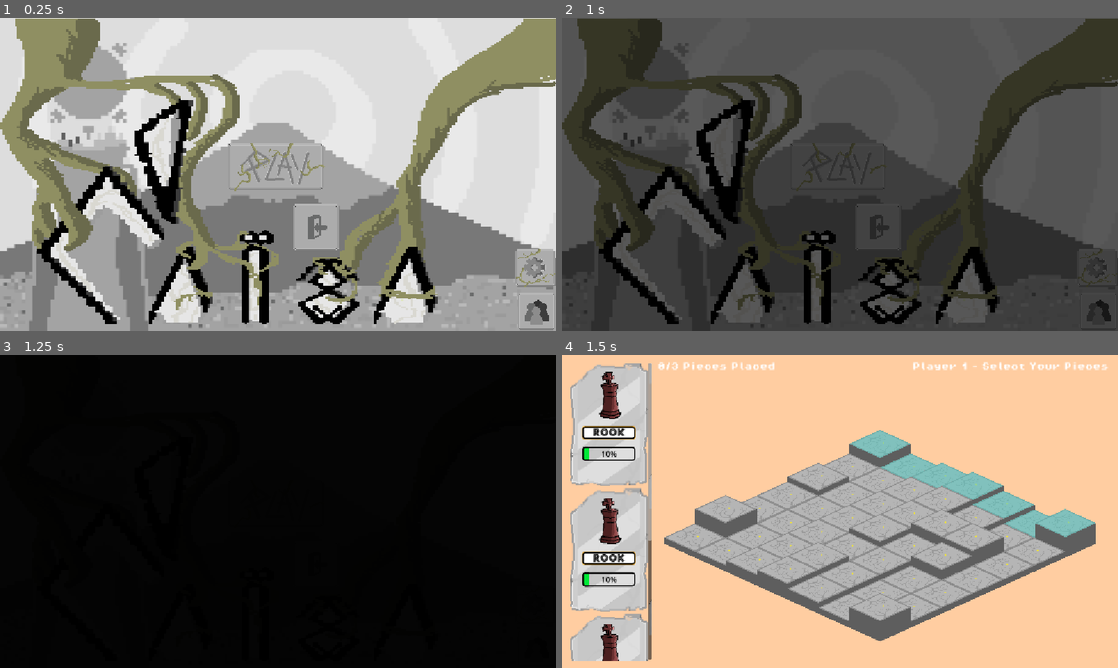
Above: before the commit, frames 1-4 (two rows, left to right).
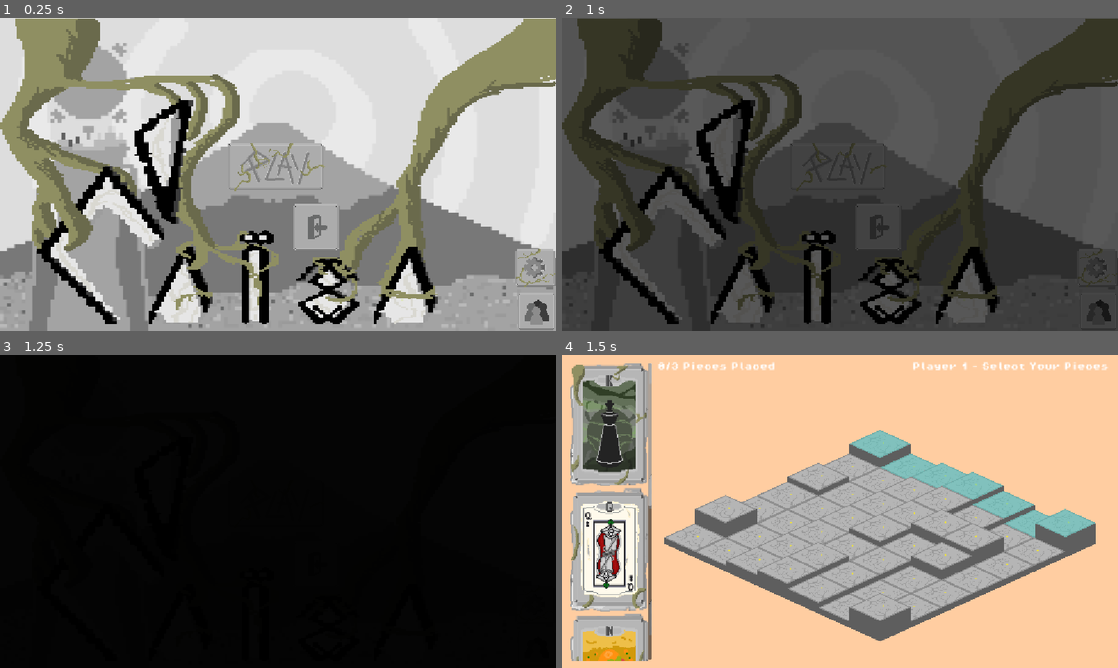
Above: after the commit, the same moments.

Repository: Caiisa-Games/caiisa
Game: Godot game, scene res://scenes/main_menu.tscn
Same seed, same stepped clock (60 frames per second), same inputs: the game is played once before the commit and once after it.
Inputs (mouse positions are in pixels of both pictures, inside the frame that each line leads up to):
- Up to frame 1 (0.25 s): no input
- Up to frame 2 (1 s): click (840, 165) at 0.5 s
- Up to frame 3 (1.25 s): no input
- Up to frame 4 (1.5 s): click (840, 502) at 1.25 s

Frames 1-3 are identical in both runs. In frame 4, 9.0% of the frame differs, in the area x 1-17%, y 3-98%.

Commit message:
add slected card

Diff:
--- /dev/null
+++ b/pieces/piece1.tres
@@ -0,0 +1,10 @@
+[gd_resource type="Resource" script_class="PieceData" load_steps=3 format=3 uid="uid://c7vw8u7n3xuq7"]
+
+[ext_resource type="Script" uid="uid://divct8m8b0k67" path="res://scripts/piece_data.gd" id="1_omffe"]
+[ext_resource type="Texture2D" uid="uid://cixmhyyfq88f8" path="res://assets/card/King-Card (1).png" id="2_rct86"]
+
+[resource]
+script = ExtResource("1_omffe")
+name = "King"
+texture = ExtResource("2_rct86")
+metadata/_custom_type_script = "uid://divct8m8b0k67"
--- /dev/null
+++ b/pieces/piece2.tres
@@ -0,0 +1,10 @@
+[gd_resource type="Resource" script_class="PieceData" load_steps=3 format=3 uid="uid://dvlbi4nhupb2m"]
+
+[ext_resource type="Script" uid="uid://divct8m8b0k67" path="res://scripts/piece_data.gd" id="1_s30mb"]
+[ext_resource type="Texture2D" uid="uid://bakscc3sa3dcq" path="res://assets/card/Queen-Card.png" id="2_rxle3"]
+
+[resource]
+script = ExtResource("1_s30mb")
+name = "Queen"
+texture = ExtResource("2_rxle3")
+metadata/_custom_type_script = "uid://divct8m8b0k67"
--- /dev/null
+++ b/pieces/piece3.tres
@@ -0,0 +1,10 @@
+[gd_resource type="Resource" script_class="PieceData" load_steps=3 format=3 uid="uid://425mbxscserg"]
+
+[ext_resource type="Script" uid="uid://divct8m8b0k67" path="res://scripts/piece_data.gd" id="1_w1f8c"]
+[ext_resource type="Texture2D" uid="uid://b2k57op0g4apl" path="res://assets/card/ddd.png" id="2_3pmhu"]
+
+[resource]
+script = ExtResource("1_w1f8c")
+name = "Knight"
+texture = ExtResource("2_3pmhu")
+metadata/_custom_type_script = "uid://divct8m8b0k67"
--- /dev/null
+++ b/pieces/piece4.tres
@@ -0,0 +1,10 @@
+[gd_resource type="Resource" script_class="PieceData" load_steps=3 format=3 uid="uid://dhey5alqj4klo"]
+
+[ext_resource type="Script" uid="uid://divct8m8b0k67" path="res://scripts/piece_data.gd" id="1_pbags"]
+[ext_resource type="Texture2D" uid="uid://bvneb0kg2q6cw" path="res://assets/card/Bishop-Card.png" id="2_27mce"]
+
+[resource]
+script = ExtResource("1_pbags")
+name = "Bishop"
+texture = ExtResource("2_27mce")
+metadata/_custom_type_script = "uid://divct8m8b0k67"
--- /dev/null
+++ b/pieces/pieces5.tres
@@ -0,0 +1,10 @@
+[gd_resource type="Resource" script_class="PieceData" load_steps=3 format=3 uid="uid://b6asab88n3akv"]
+
+[ext_resource type="Script" uid="uid://divct8m8b0k67" path="res://scripts/piece_data.gd" id="1_r3a5u"]
+[ext_resource type="Texture2D" uid="uid://bed8s7vu4xwac" path="res://assets/card/Pawn-Card.png" id="2_cee6r"]
+
+[resource]
+script = ExtResource("1_r3a5u")
+name = "pawn"
+texture = ExtResource("2_cee6r")
+metadata/_custom_type_script = "uid://divct8m8b0k67"
--- a/project.godot
+++ b/project.godot
@@ -21,6 +21,7 @@
 [autoload]
 
 GameState="*res://scripts/game_state.gd"
+cardd="*res://scenes/card.gd"
 
 [display]
 
--- a/scenes/board.gd
+++ b/scenes/board.gd
@@ -25,11 +25,12 @@
 		Mode.PREVIEW:
 			current_state = State.IDLE
 			selected_tile = null
-			_update_placement_indicators(true)
+			#_update_placement_indicators(true)
 		Mode.BATTLE:
 			current_state = State.IDLE
 			selected_tile = null
 			_update_placement_indicators(false)
+
 
 
 func place_piece(piece: PieceData, grid_x: int, grid_y: int, player: int) -> bool:
@@ -39,6 +40,8 @@
 
 	if tile.occupant != null:
 		return false
+
+
 
 	if current_mode == Mode.PREVIEW:
 		var valid_row = 0 if player == 1 else GRID_SIZE - 1
--- a/scenes/card.gd
+++ b/scenes/card.gd
@@ -1,5 +1,9 @@
 class_name Card
 extends TextureRect
+
+@onready var carddd: Card = $"."
+@onready var texture_rectt: TextureRect = $VBoxContainer/TextureRect
+@onready var texture_rect_2: TextureRect = $VBoxContainer/TextureRect2
 
 @export var piece_data: PieceData
 
@@ -9,7 +13,7 @@
 var dfg = 1
 
 func _ready() -> void:
-	$DescriptionPanel.visible = false
+	#$DescriptionPanel.visible = false
 	_update_display()
 	#var popup = get_popup()
 	#get_popup().connect("index_hover", self, "_on_hover")
@@ -24,8 +28,6 @@
 	$VBoxContainer/ProgressBar.value = piece_data.defense
 	$VBoxContainer/TextureRect.texture = piece_data.texture
 	$VBoxContainer/Label.text = piece_data.name
-
-
 
 func select() -> void:
 	is_selected = true
@@ -46,13 +48,16 @@
 		if event.button_index == MOUSE_BUTTON_LEFT and event.pressed:
 			if is_selected:
 				deselect()
+
 			else:
 				select()
 
 func _on_card_mouse_entered() -> void:
-	$DescriptionPanel.visible = true
-	$Label23.visible = true
+	$VBoxContainer/TextureRect.visible = false
+	$VBoxContainer/Label.visible = true
+	$VBoxContainer/ProgressBar.visible = true
 
 func _on_card_mouse_exited() -> void:
-	$DescriptionPanel.visible = false
-	$Label23.visible = false
+	$VBoxContainer/TextureRect.visible = true
+	$VBoxContainer/Label.visible = false
+	$VBoxContainer/ProgressBar.visible = false
--- a/scenes/card.tscn
+++ b/scenes/card.tscn
@@ -1,7 +1,8 @@
-[gd_scene load_steps=13 format=3 uid="uid://kovxmeios3jx"]
+[gd_scene load_steps=14 format=3 uid="uid://kovxmeios3jx"]
 
 [ext_resource type="Script" uid="uid://budpflnlrxs10" path="res://scenes/card.gd" id="1_d81rb"]
 [ext_resource type="Texture2D" uid="uid://bvf6nhg8gs6m0" path="res://assets/Card-Baseform.png" id="2_6u4wf"]
+[ext_resource type="Texture2D" uid="uid://bqjhl2psj18fe" path="res://assets/hhhh24.png" id="3_kg30u"]
 [ext_resource type="FontFile" uid="uid://b0q546sq5pqtw" path="res://assets/fonts/african.ttf" id="4_sy11y"]
 
 [sub_resource type="StyleBoxFlat" id="StyleBoxFlat_6u4wf"]
@@ -105,7 +106,13 @@
 [node name="TextureRect" type="TextureRect" parent="VBoxContainer"]
 layout_mode = 2
 
+[node name="TextureRect2" type="TextureRect" parent="VBoxContainer"]
+visible = false
+layout_mode = 2
+texture = ExtResource("3_kg30u")
+
 [node name="Label" type="Label" parent="VBoxContainer"]
+visible = false
 layout_mode = 2
 theme = SubResource("Theme_8w5pg")
 theme_override_fonts/font = ExtResource("4_sy11y")
@@ -114,6 +121,7 @@
 horizontal_alignment = 1
 
 [node name="ProgressBar" type="ProgressBar" parent="VBoxContainer"]
+visible = false
 layout_mode = 2
 theme = SubResource("Theme_6ligt")
 max_value = 10.0
@@ -130,6 +138,7 @@
 color = Color(0.9529412, 0.9529412, 0, 0.6156863)
 
 [node name="DescriptionPanel" type="Panel" parent="."]
+visible = false
 layout_mode = 1
 anchors_preset = 15
 anchor_right = 1.0
--- a/scenes/piece_selection.gd
+++ b/scenes/piece_selection.gd
@@ -44,6 +44,7 @@
 		card.card_selected.connect(_on_card_selected)
 		card.card_deselected.connect(_on_card_deselected)
 		card_flow.add_child(card)
+
 
 
 func _on_card_selected(card: Card) -> void:
@@ -110,6 +111,7 @@
 
 
 func _handle_successful_placement(card: Card, tile: Tile) -> void:
+
 	if current_player == 1:
 		player1_selected_pieces.append({"piece": card.piece_data,
 										"tile_pos": tile.grid_position})
--- a/scenes/piece_selection.tscn
+++ b/scenes/piece_selection.tscn
@@ -1,11 +1,15 @@
-[gd_scene load_steps=11 format=3 uid="uid://dakmm2a3fd0qk"]
+[gd_scene load_steps=15 format=3 uid="uid://dakmm2a3fd0qk"]
 
 [ext_resource type="Texture2D" uid="uid://dtnx0m4qvnr24" path="res://assets/BG.png" id="1_7e3yo"]
 [ext_resource type="Script" uid="uid://cwbah32ksyhk2" path="res://scenes/piece_selection.gd" id="1_34mbo"]
 [ext_resource type="Script" uid="uid://divct8m8b0k67" path="res://scripts/piece_data.gd" id="2_j66un"]
 [ext_resource type="FontFile" uid="uid://bcunte0mi7gyh" path="res://assets/fonts/Pixel-Bold.ttf" id="3_k1b5r"]
 [ext_resource type="PackedScene" uid="uid://b6yyr6n4ljotv" path="res://scenes/board.tscn" id="3_mcp5b"]
-[ext_resource type="Resource" uid="uid://bk06pb3x532an" path="res://data/pieces/piece1.tres" id="6_j66un"]
+[ext_resource type="Resource" uid="uid://c7vw8u7n3xuq7" path="res://pieces/piece1.tres" id="4_gwvtb"]
+[ext_resource type="Resource" uid="uid://dvlbi4nhupb2m" path="res://pieces/piece2.tres" id="5_rme2a"]
+[ext_resource type="Resource" uid="uid://425mbxscserg" path="res://pieces/piece3.tres" id="6_svpf0"]
+[ext_resource type="Resource" uid="uid://dhey5alqj4klo" path="res://pieces/piece4.tres" id="7_6migr"]
+[ext_resource type="Resource" uid="uid://b6asab88n3akv" path="res://pieces/pieces5.tres" id="7_gwvtb"]
 
 [sub_resource type="StyleBoxEmpty" id="StyleBoxEmpty_c8ih6"]
 
@@ -48,7 +52,7 @@
 grow_vertical = 2
 mouse_filter = 2
 script = ExtResource("1_34mbo")
-available_pieces = Array[ExtResource("2_j66un")]([ExtResource("6_j66un"), ExtResource("6_j66un"), ExtResource("6_j66un"), ExtResource("6_j66un")])
+available_pieces = Array[ExtResource("2_j66un")]([ExtResource("4_gwvtb"), ExtResource("5_rme2a"), ExtResource("6_svpf0"), ExtResource("7_6migr"), ExtResource("7_gwvtb")])
 
 [node name="Background" type="TextureRect" parent="."]
 layout_mode = 1
--- a/scenes/settings.gd
+++ b/scenes/settings.gd
@@ -45,3 +45,14 @@
 
 func _on_mouse_exited() -> void:
 	$AnimatedSprite2D.play("default")
+
+
+func _on_check_button_3_pressed() -> void:
+	if $ColorRectf/VBoxContainer/Label/CheckButton3.button_pressed == true:
+		var g = load("res://assets/sound/روشن کردن (Toggle) ستینگ.mp3")
+		$AudioStreamPlayer2D.stream = g
+		$AudioStreamPlayer2D.play()
+	else:
+		var f = load("res://assets/sound/خاموش کردن (Toggle) ستینگ.mp3")
+		$AudioStreamPlayer2D.stream = f
+		$AudioStreamPlayer2D.play()
--- a/scenes/settings.tscn
+++ b/scenes/settings.tscn
@@ -308,7 +308,10 @@
 popup/item_1/text = "persian"
 popup/item_1/id = 0
 
+[node name="AudioStreamPlayer2D" type="AudioStreamPlayer2D" parent="."]
+
 [connection signal="mouse_entered" from="." to="." method="_on_mouse_entered"]
 [connection signal="mouse_exited" from="." to="." method="_on_mouse_exited"]
 [connection signal="pressed" from="." to="." method="_on_pressed"]
+[connection signal="pressed" from="ColorRectf/VBoxContainer/Label/CheckButton3" to="." method="_on_check_button_3_pressed"]
 [connection signal="item_selected" from="ColorRectf/OptionButton" to="." method="_on_option_button_item_selected"]
--- a/scenes/tile.gd
+++ b/scenes/tile.gd
@@ -4,6 +4,25 @@
 @export var grid_position: Vector2i = Vector2i.ZERO
 @export var height_level: int = 0
 @export var highlight_color: Color = Color("#4ECDC4")
+
+
+@export var king: PieceData
+@export var queen: PieceData
+@export var knight: PieceData
+@export var bishop: PieceData
+@export var rook: PieceData
+@export var pown: PieceData
+
+var king1 = "res://assets/pieces/King(White).png11.png"
+var queen1 = "res://assets/Sprait/Queen(White).png"
+var knight1 = "res://assets/Sprait/Knight(White).png"
+var bishop1 = "res://assets/Sprait/Bishop(White).png"
+var rook1 = "res://assets/Sprait/Rook(White).png"
+var pown1 = "res://assets/Sprait/Pawn(White).png"
+
+
+
+
 
 signal tile_clicked(grid_pos: Vector2i)
 
@@ -84,7 +103,34 @@
 	if highlight_sprite:
 		highlight_sprite.visible = enabled
 
+	#cardd.texture_rectt.texture = lkl
+
 func _on_area_2d_input_event(viewport: Node, event: InputEvent, shape_idx: int) -> void:
 	if event is InputEventMouseButton:
 		if event.button_index == MOUSE_BUTTON_LEFT and event.pressed:
-			tile_clicked.emit(grid_position)
+
+			#tile_clicked.emit(grid_position)
+			if king != null:
+				var t = load(king1)
+				king.texture = t
+				tile_clicked.emit(grid_position)
+
+			if queen != null:
+				var t = load(queen1)
+				queen.texture = t
+				tile_clicked.emit(grid_position)
+
+			if knight != null:
+				var t = load(knight1)
+				knight.texture = t
+				tile_clicked.emit(grid_position)
+
+			if bishop != null:
+				var t = load(bishop1)
+				bishop.texture = t
+				tile_clicked.emit(grid_position)
+
+			if pown != null:
+				var t = load(pown1)
+				pown.texture = t
+				tile_clicked.emit(grid_position)
--- a/scenes/tile.tscn
+++ b/scenes/tile.tscn
@@ -1,11 +1,21 @@
-[gd_scene load_steps=4 format=3 uid="uid://5aapoewew0nq"]
+[gd_scene load_steps=9 format=3 uid="uid://5aapoewew0nq"]
 
 [ext_resource type="Script" uid="uid://3onjfc1bkjh4" path="res://scenes/tile.gd" id="1_ywnoi"]
+[ext_resource type="Resource" uid="uid://b6asab88n3akv" path="res://pieces/pieces5.tres" id="2_q7utx"]
 [ext_resource type="Texture2D" uid="uid://dkj2jp6eh0cns" path="res://assets/isometric.png" id="2_ywnoi"]
+[ext_resource type="Resource" uid="uid://dvlbi4nhupb2m" path="res://pieces/piece2.tres" id="3_284l3"]
+[ext_resource type="Resource" uid="uid://dhey5alqj4klo" path="res://pieces/piece4.tres" id="3_gtpg2"]
 [ext_resource type="Texture2D" uid="uid://btkjv5pg2urpj" path="res://assets/base.png" id="3_jy7pm"]
+[ext_resource type="Resource" uid="uid://c7vw8u7n3xuq7" path="res://pieces/piece1.tres" id="4_gtpg2"]
+[ext_resource type="Resource" uid="uid://425mbxscserg" path="res://pieces/piece3.tres" id="4_j3iir"]
 
 [node name="Tile" type="Node2D"]
 script = ExtResource("1_ywnoi")
+king = ExtResource("4_gtpg2")
+queen = ExtResource("3_284l3")
+knight = ExtResource("4_j3iir")
+bishop = ExtResource("3_gtpg2")
+pown = ExtResource("2_q7utx")
 
 [node name="BaseSprite" type="Sprite2D" parent="."]
 position = Vector2(0, 14)
Binary file added: assets/Sprait/Bishop(White).png
Not shown, added: assets/Sprait/Bishop(White).png.import
Binary file added: assets/Sprait/King(White).png
Not shown, added: assets/Sprait/King(White).png.import
Binary file added: assets/Sprait/Knight(White).png
Not shown, added: assets/Sprait/Knight(White).png.import
Binary file added: assets/Sprait/Pawn(White).png
Not shown, added: assets/Sprait/Pawn(White).png.import
Binary file added: assets/Sprait/Queen(White).png
Not shown, added: assets/Sprait/Queen(White).png.import
Binary file added: assets/Sprait/Rook(White).png
Not shown, added: assets/Sprait/Rook(White).png.import
(and 43 more such lines)
